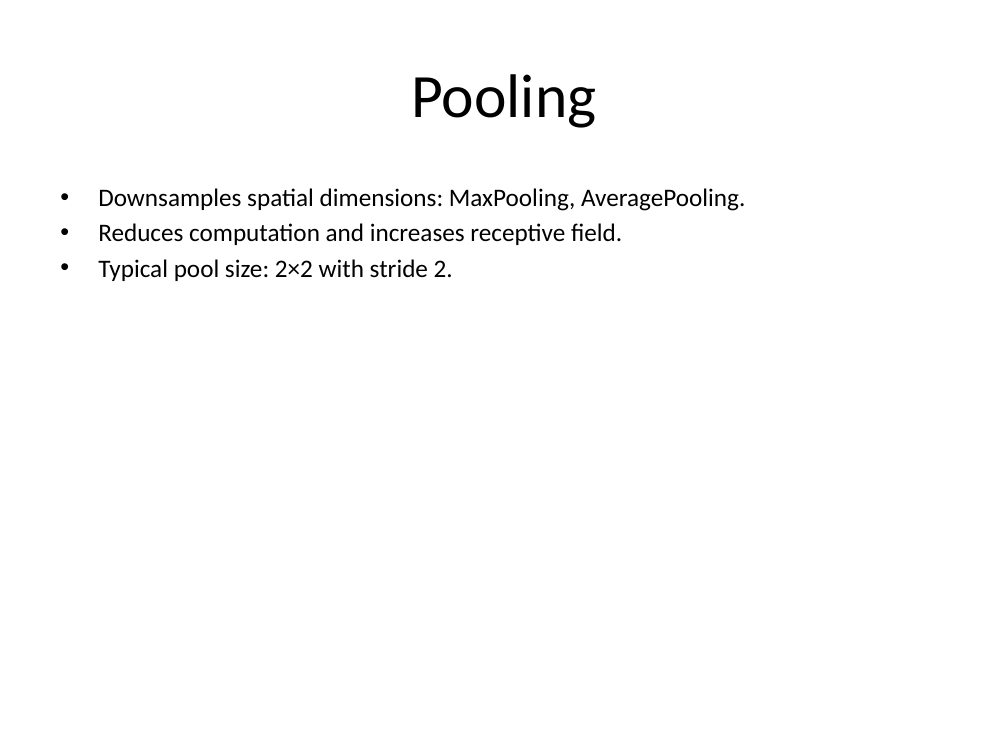
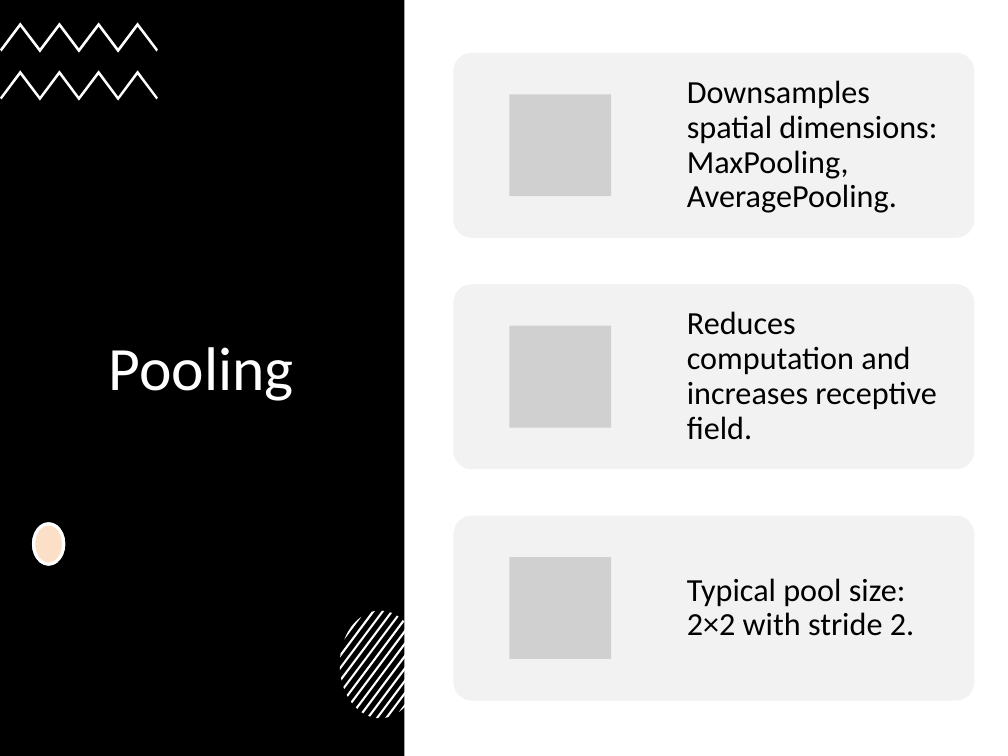
Before and after one commit to neelsoumya/teaching_neural_networks, a slide deck: slide 13 of Convolutional_Neural_Networks_CNNs.pptx (slide 8 before the commit). Drawn at 1008x756 pixels with LibreOffice and Linux fonts; fonts in the diff are those of the drawing; grey boxes stand for pictures. Boxes give left, top, right and bottom in pixels: in the first picture for what was removed or moved away, otherwise in the second. Text is boxed around its words. In the diff, an @@ line names an element or a change of style, - is before the commit and + after.

```diff
--- a/Convolutional_Neural_Networks_CNNs.pptx
+++ b/Convolutional_Neural_Networks_CNNs.pptx
@@ rectangle added at (x1=0, y1=0, x2=404, y2=756), fill #000000 @@
@@ freeform shape added at (x1=0, y1=22, x2=158, y2=52), fill #FFFFFF @@
@@ freeform shape added at (x1=0, y1=71, x2=158, y2=101), fill #FFFFFF @@
@@ title "Pooling" moved from (x1=411, y1=74, x2=596, y2=128) to (x1=109, y1=347, x2=294, y2=401) @@
@@ title "Pooling" at (x1=109, y1=347, x2=294, y2=401): text colour #000000 to #FFFFFF @@
@@ text removed at (x1=98, y1=188, x2=745, y2=281) @@
-• Downsamples spatial dimensions: MaxPooling, AveragePooling.
-• Reduces computation and increases receptive field.
-• Typical pool size: 2×2 with stride 2.
@@ ellipse added at (x1=33, y1=524, x2=64, y2=564), fill #FFFFFF, outline #FFFFFF 2.25 pt @@
@@ ellipse added at (x1=33, y1=524, x2=64, y2=564), fill #F79646 at 30% opacity, outline #FFFFFF 2.25 pt @@
@@ group added at (x1=454, y1=52, x2=975, y2=701): 3 rounded rectangles, 3 pictures, 3 texts @@
+Downsamples spatial dimensions: MaxPooling, AveragePooling.
+Reduces computation and increases receptive field.
+Typical pool size: 2×2 with stride 2.
@@ group added at (x1=340, y1=611, x2=420, y2=719): 13 freeform shapes @@
```
Also in this commit, not shown: 10 other slides changed, 9 slides added, 2 slides removed, 3 other files.
